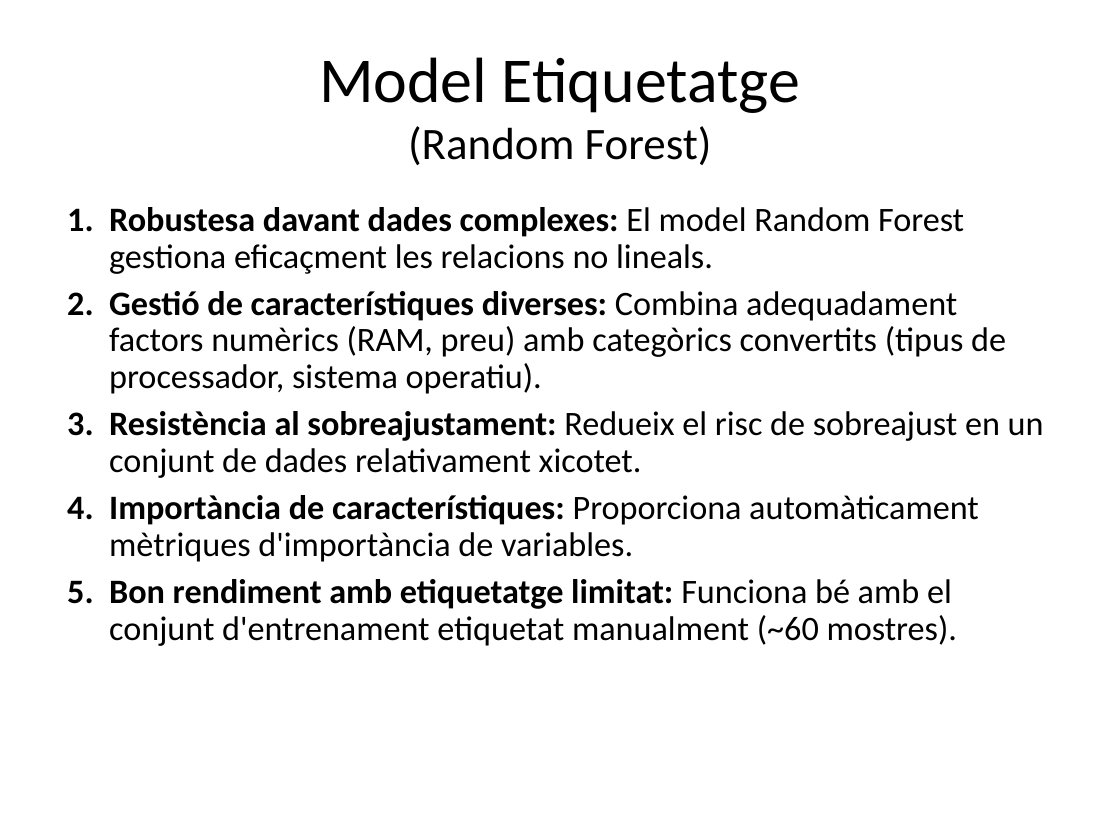
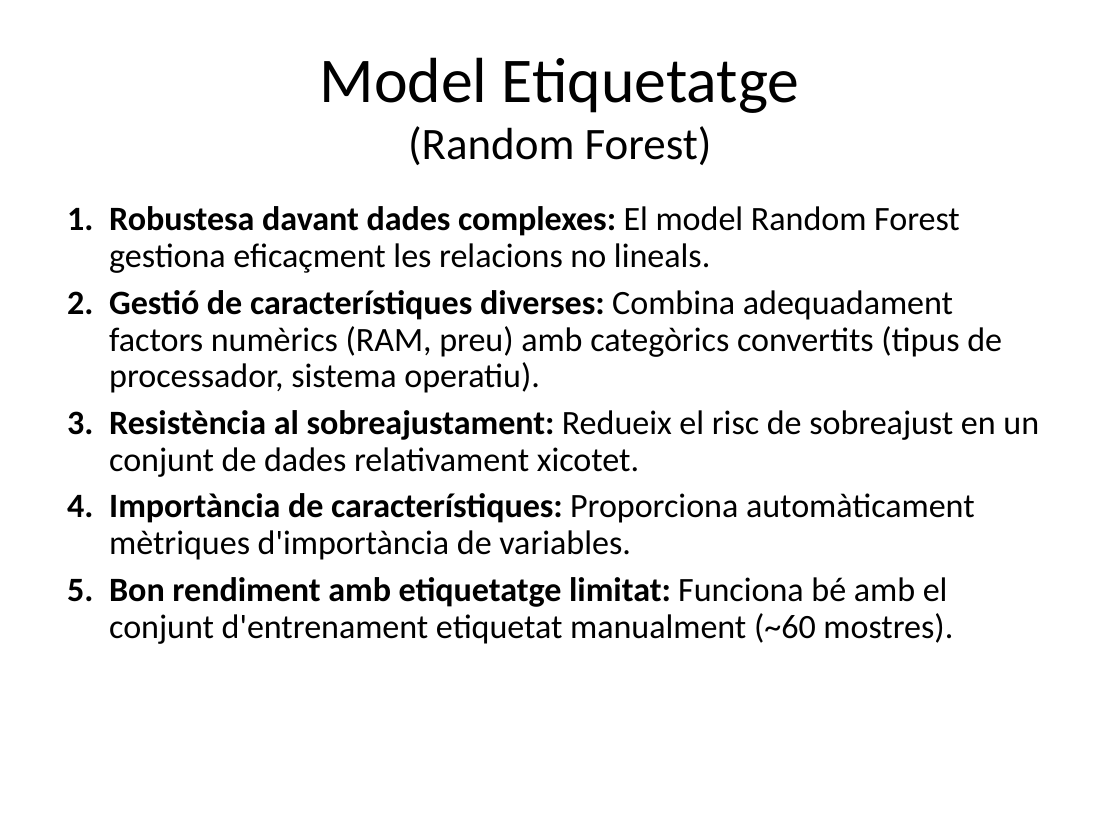
Before and after one commit to OlVeRaS94/PROYECTO-PIA-OFERTAS, a slide deck: slide 11 of presentacion_chollos.pptx. Drawn at 1120x840 pixels with LibreOffice and Linux fonts; fonts in the diff are those of the drawing. Boxes give left, top, right and bottom in pixels: in the first picture for what was removed or moved away, otherwise in the second. Text is boxed around its words. In the diff, an @@ line names an element or a change of style, - is before the commit and + after.

```diff
--- a/presentacion_chollos.pptx
+++ b/presentacion_chollos.pptx
@@ title "Model Etiquetatge (Random Forest)" at (320,57,799,165): size 29 to 28.9 pt in "(Random Forest)" @@
@@ text "Robustesa davant dades complexes: El ..." at (109,206,1039,644): size 22 to 21.9 pt @@
```
Also in this commit, not shown: 2 other slides changed, 1 slide added, 1 slide removed.
